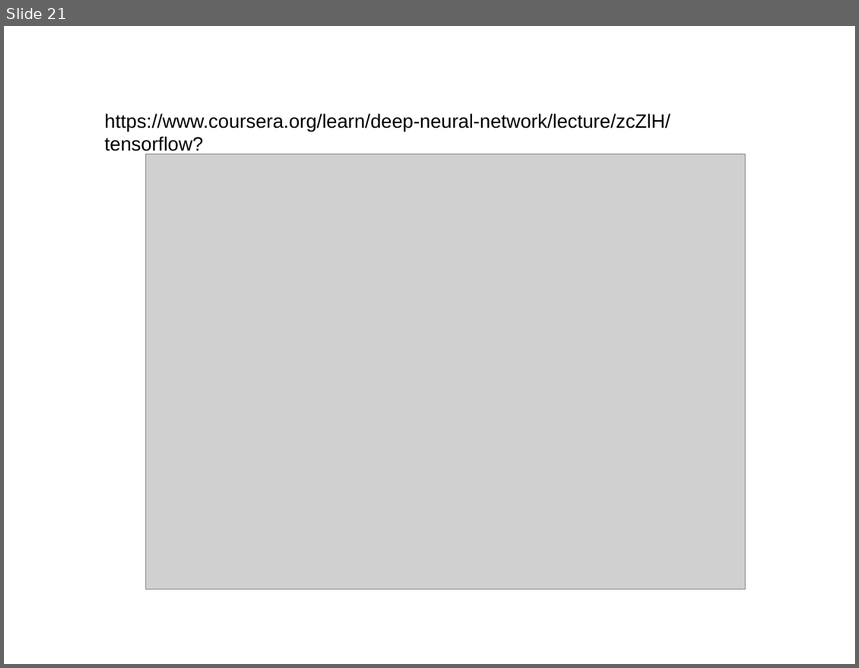
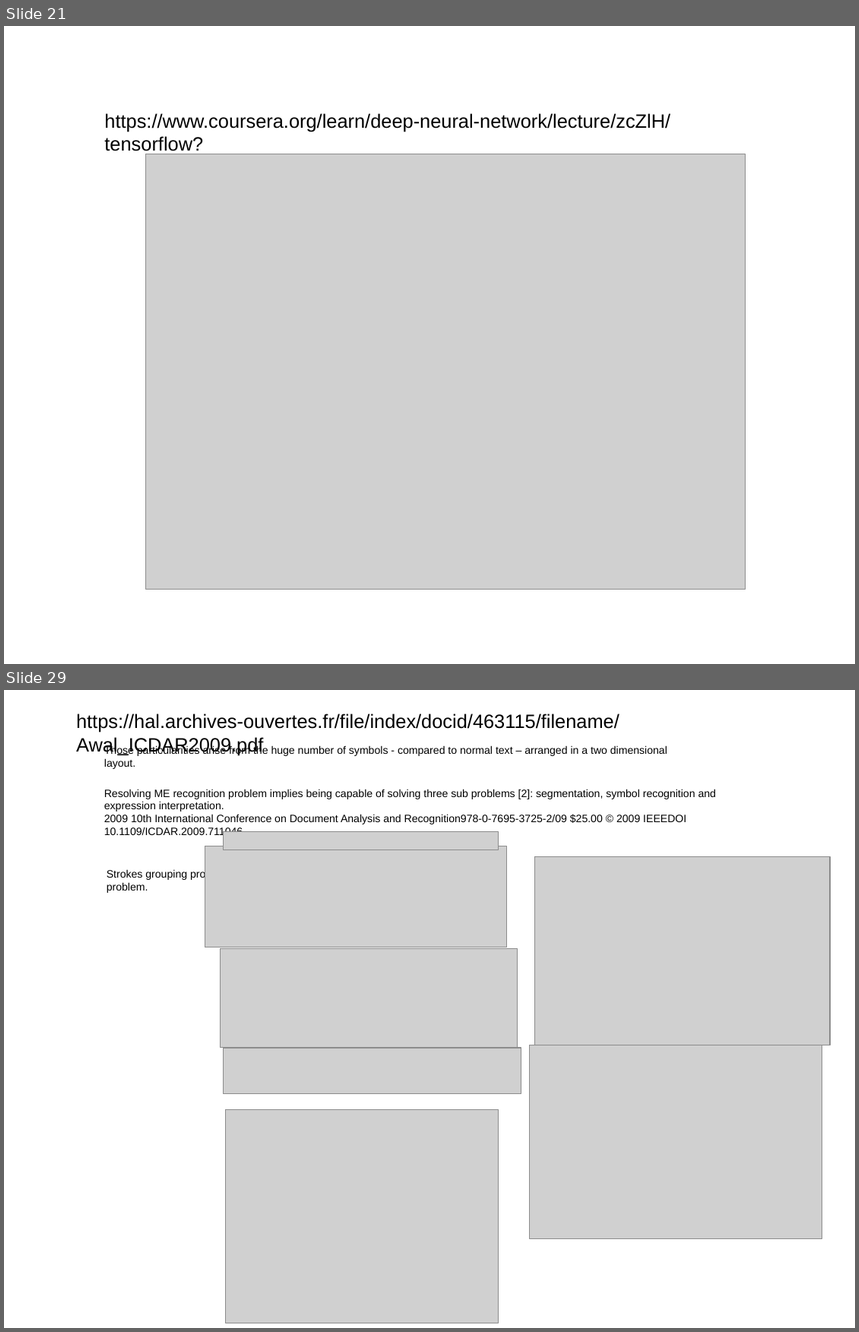
Before and after one commit to rosepark222/RNN-for-adding-two-binary-numbers, a slide deck: RNN.odp. Shown one above the other, each under a label of ours: slide 21 before the commit, slides 21 and 29 after it; the slides between them are not shown. The pictures are 859x668 and 859x1332 pixels, drawn with LibreOffice and Linux fonts; fonts in the diff are those of the drawing; grey boxes stand for pictures. Boxes give left, top, right and bottom in pixels: in the first picture for what was removed or moved away, otherwise in the second. Text is boxed around its words. In the diff, an @@ line names an element or a change of style, - is before the commit and + after.

```diff
--- a/RNN.odp
+++ b/RNN.odp
@@ slide 29 added at [4,690,855,1328], background #FFFFFF @@
@@ text added at [76,714,620,755], 18 pt, text #000000 @@
+https://hal.archives-ouvertes.fr/file/index/docid/463115/filename/Awal_ICDAR2009.pdf
@@ text added at [104,745,667,769], 10 pt, text #000000 @@
+Those particularities arise from the huge number of symbols - compared to normal text – arranged in a two dimensional layout.
@@ text added at [104,789,717,838], 10 pt, text #000000 @@
+Resolving ME recognition problem implies being capable of solving three sub problems [2]: segmentation, symbol recognition and expression interpretation.
+2009 10th International Conference on Document Analysis and Recognition978-0-7695-3725-2/09 $25.00 © 2009 IEEEDOI 10.1109/ICDAR.2009.711046
@@ picture added at [205,846,508,947] @@
@@ picture added at [224,832,498,850] @@
@@ text added at [107,869,229,893], 10 pt, text #000000 @@
+Strokes grouping problem is by itself a complex and challenging problem.
@@ picture added at [535,857,830,1046] @@
@@ picture added at [221,948,518,1048] @@
@@ picture added at [224,1049,522,1094] @@
@@ picture added at [530,1046,823,1239] @@
@@ picture added at [226,1110,498,1323] @@
```
Also in this commit, not shown: 1 slide changed, 7 other slides added, 2 slides removed.
